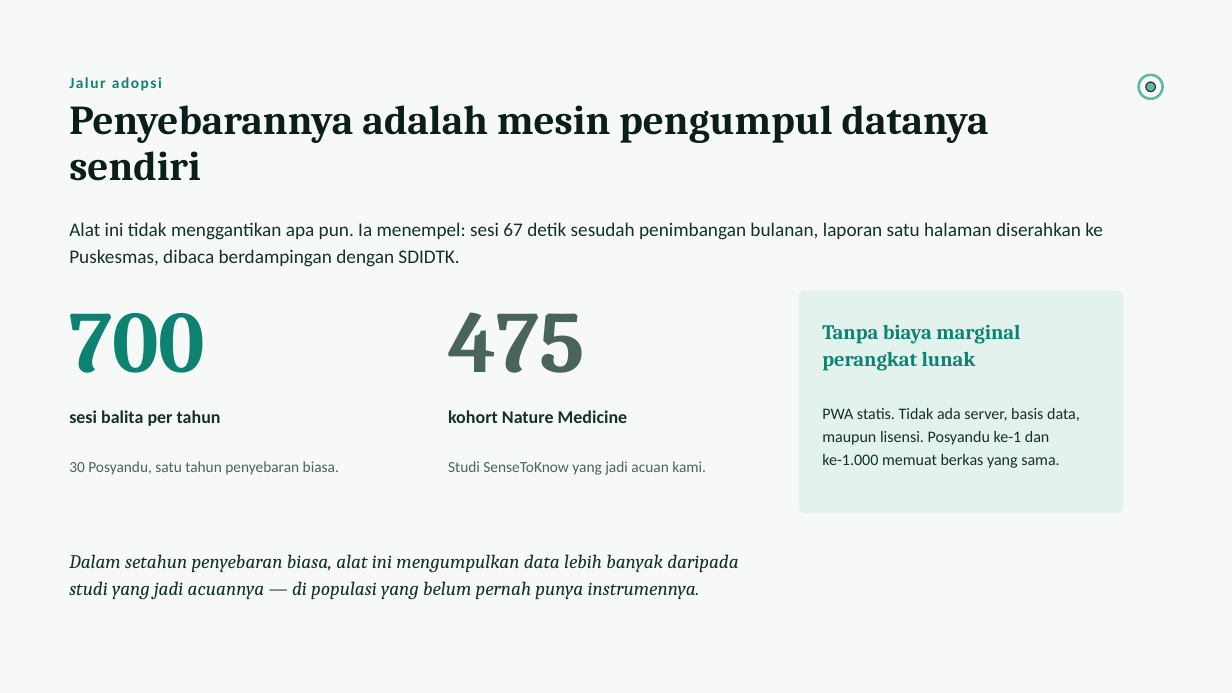
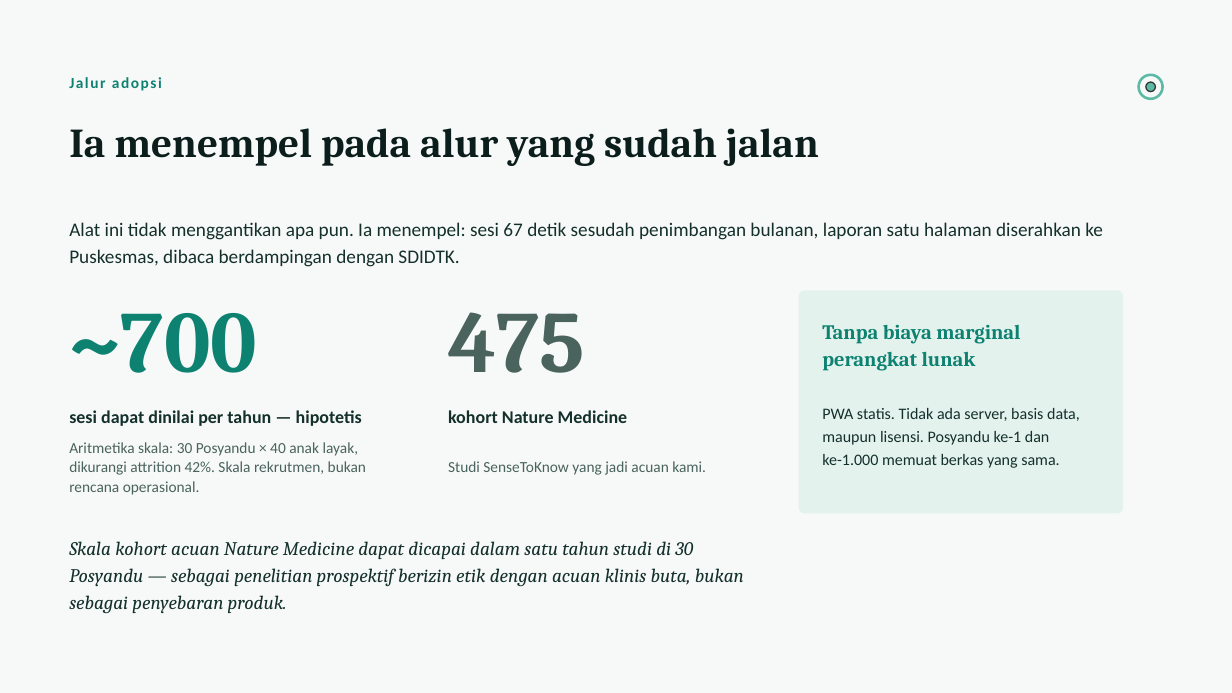
Before and after one commit to raphaeladikara/Dataton_Project_Rizzz, a slide deck: slide 12 of deck/Neurogaze-Pitch-Deck.pptx. Drawn at 1232x693 pixels with LibreOffice and Linux fonts; fonts in the diff are those of the drawing. Boxes give left, top, right and bottom in pixels: in the first picture for what was removed or moved away, otherwise in the second. Text is boxed around its words. In the diff, an @@ line names an element or a change of style, - is before the commit and + after.

Commit message:
feat: close the eight gaps the judge review opened
Layer 2 of the referral model ran on published child data and the audit
rejected it, which is the most useful thing that happened here. Cilia et al.
2022 (CC BY 4.0, 59 children, 2.25M rows) gives labelled children without
recording any ourselves. Indices are computed in behaviour space rather than
pixel space, four audits were written with their rejection criteria before the
fit ran, and two failed. The decisive one: a baseline carrying no behavioural
feature at all reaches OOF AUC 0.905 against the index model's 0.784, and
tracking ratio alone reaches 0.853 while cue following sits at 0.504. On that
dataset, how well the tracker held a child predicts the label better than what
the child looked at. Weights not promoted; the rejection is the result.

The OOD guard now demonstrates both directions. It accepts 544 of 547
source-domain vectors and 1 of 23 sessions on the shipped stimulus, and Python
reproduces all 23 browser verdicts from the stored feature values. The
source-domain rate is stated as a sanity check, since the reference is
calibrated at that cohort's 99.5th percentile.

Referral load is now expressed as multiples of the shipped operating point,
so the practitioner interview's "three times" question and the arms are in the
same unit. The 0.92-sensitivity arm is 38.3x.

The first practitioner interview is written up. It validated the problem, not
the instrument, moved no number, and found one thing we had missed: the report
named where to take the result without naming who accompanies the caregiver.
That section changed, and the caregiver layer now carries a plain-language
certainty statement. Attribution consent is not on record, so every surface
names the role only.

Stage changes: /perbandingan puts the discrimination proof on one screen from
the published evidence without recomputing it, and a presenter-facing mirror
fills the 67 silent seconds. The mirror is gated on isStageDemo alone and a
test holds that shut.

Also: the deck no longer calls 56 months an Indonesian figure or frames
deployment as a toddler-data collection mechanism, the readiness table on
/validation no longer overflows its card, docs/daftar_klaim.md is generated by
a script that fails when a pitch number stops matching its evidence file, and
the paper is recompiled with the new sections.

```diff
--- a/deck/Neurogaze-Pitch-Deck.pptx
+++ b/deck/Neurogaze-Pitch-Deck.pptx
@@ text at (x1=69, y1=128, x2=819, y2=166): text changed @@
-Penyebarannya adalah mesin pengumpul datanya sendiri
+Ia menempel pada alur yang sudah jalan
@@ text at (x1=69, y1=313, x2=257, y2=373): text changed @@
-700
+~700
@@ text at (x1=69, y1=410, x2=362, y2=426): text changed @@
-sesi balita per tahun
+sesi dapat dinilai per tahun — hipotetis
@@ text at (x1=69, y1=442, x2=366, y2=495): text changed @@
-30 Posyandu, satu tahun penyebaran biasa.
+Aritmetika skala: 30 Posyandu × 40 anak layak, dikurangi attrition 42%. Skala rekrutmen, bukan rencana operasional.
@@ text at (x1=69, y1=541, x2=744, y2=613): text changed @@
-Dalam setahun penyebaran biasa, alat ini mengumpulkan data lebih banyak daripada studi yang jadi acuannya — di populasi yang belum pernah punya instrumennya.
+Skala kohort acuan Nature Medicine dapat dicapai dalam satu tahun studi di 30 Posyandu — sebagai penelitian prospektif berizin etik dengan acuan klinis buta, bukan sebagai penyebaran produk.
```
Also in this commit, not shown: 4 other slides changed, 1 slide added, 1 slide removed, 34 other files.
